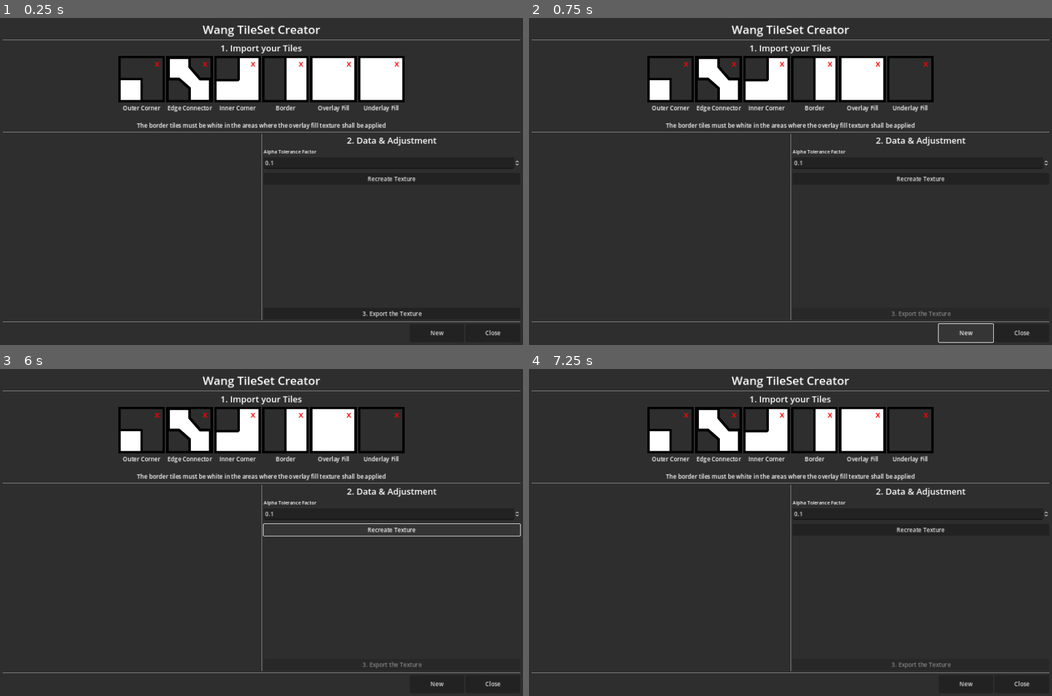
Above: before the commit, frames 1-4 (two rows, left to right).
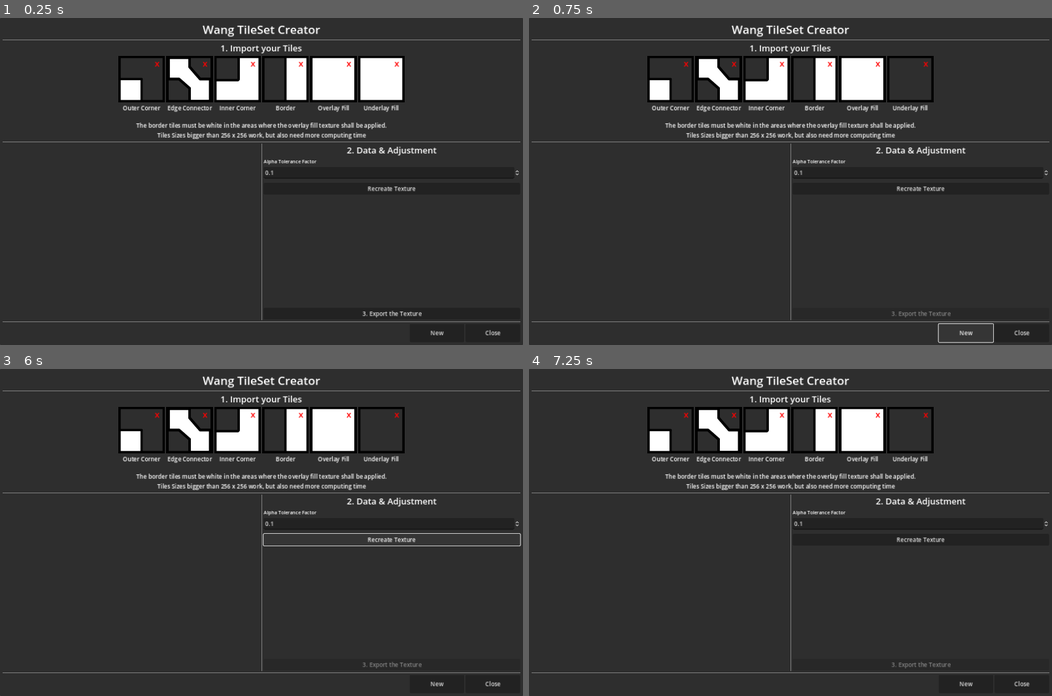
Above: after the commit, the same moments.

Repository: kleingeist37/godot-wang-converter
Game: Godot game, scene res://scenes/wang_creator/wang_creator.tscn
Two runs of this game, one before a commit and one after it. Both use one fixed random seed, a clock stepped at 60 frames per second and the inputs below.
Inputs (mouse positions are in pixels of both pictures, inside the frame that each line leads up to):
- Up to frame 1 (0.25 s): no input
- Up to frame 2 (0.75 s): click "New" at 0.5 s
- Up to frame 3 (6 s): click "New" at 1.25 s; click (141, 431) at 2 s; click (235, 431) at 2.75 s; click (287, 431) at 3.5 s; click (334, 431) at 4.25 s; click (381, 431) at 5 s; click "Recreate Texture" at 5.75 s
- Up to frame 4 (7.25 s): click (670, 431) at 6.5 s

The runs differ from the first frame. In frame 1, 2.0% of the frame differs, in the area x 0-100%, y 32-53%; in frame 2, 2.0%; in frame 3, 2.5%, in the area x 0-100%, y 32-55%; in frame 4, 2.0%.
Error in both runs: Cannot call method 'get_width' on a null value. (res://scenes/wang_creator/wang_creator.gd:80)

Commit message:
added more info to info label

Diff:
--- a/scenes/wang_creator/wang_creator.tscn
+++ b/scenes/wang_creator/wang_creator.tscn
@@ -174,7 +174,8 @@
 
 [node name="lbl_info" type="Label" parent="Panel/MarginContainer/VBoxContainer/hbox_main/vbox_content/step_1"]
 layout_mode = 2
-text = "The border tiles must be white in the areas where the overlay fill texture shall be applied"
+text = "The border tiles must be white in the areas where the overlay fill texture shall be applied.
+Tiles Sizes bigger than 256 x 256 work, but also need more computing time"
 horizontal_alignment = 1
 
 [node name="HSeparator2" type="HSeparator" parent="Panel/MarginContainer/VBoxContainer/hbox_main/vbox_content/step_1"]
